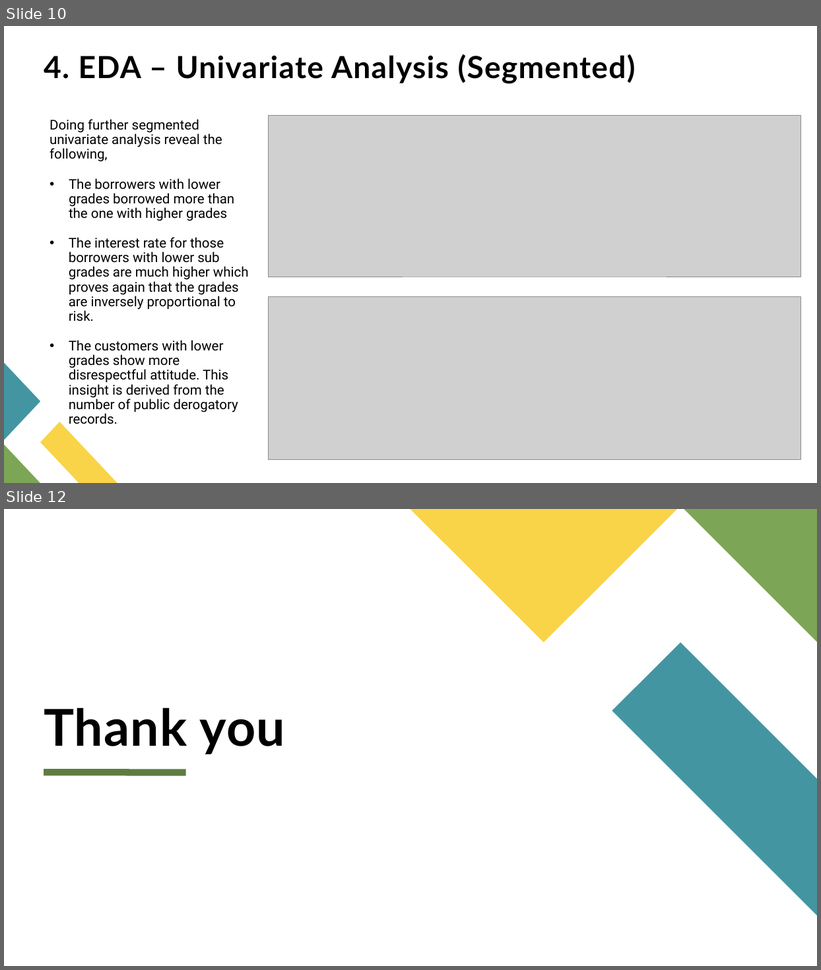
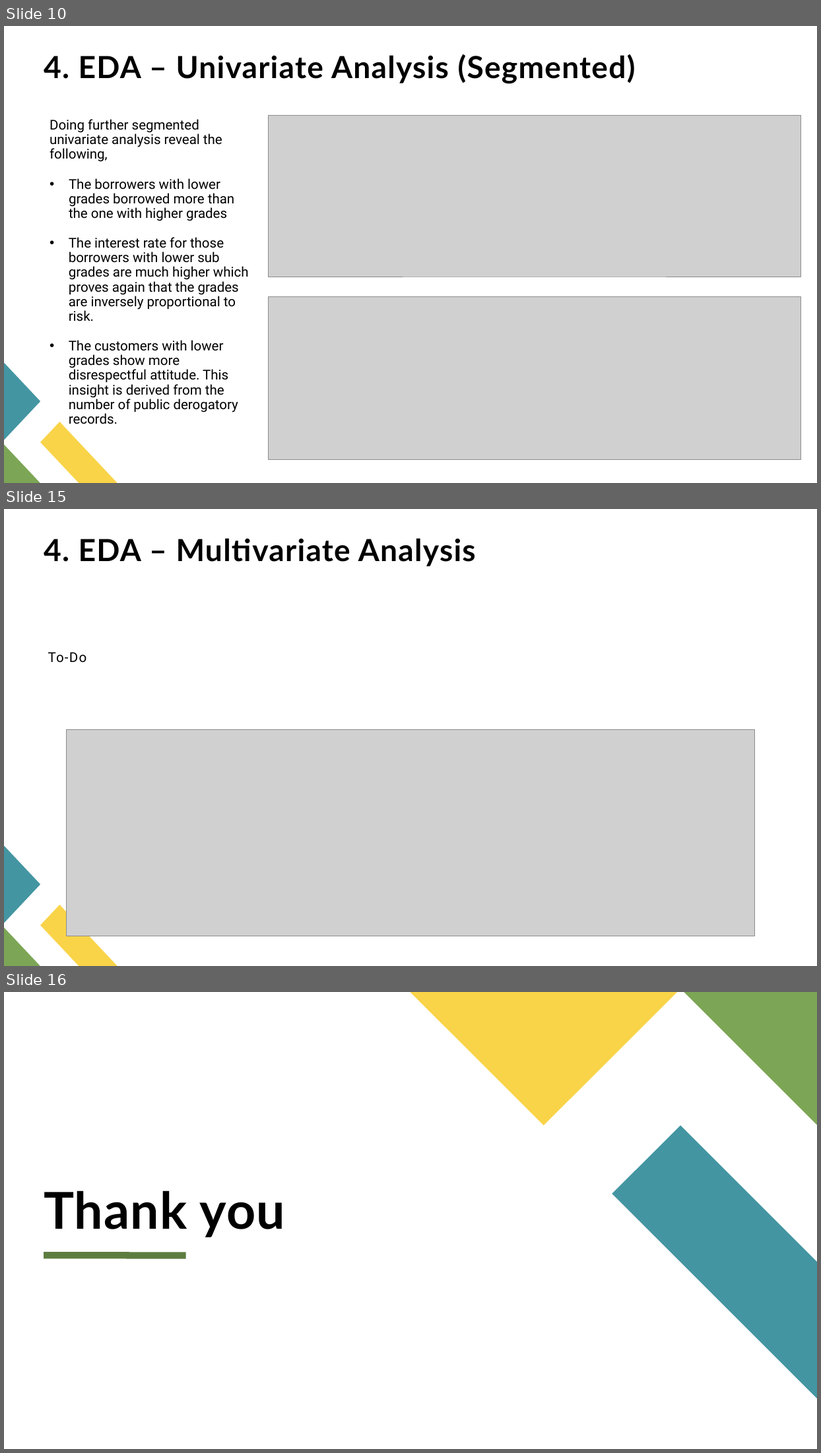
Before and after one commit to uvarajthulasiram/LendingClubCaseStudy, a slide deck: UvarajThulasiram.pptx. Shown one above the other, each under a label of ours: slides 10 and 12 before the commit, slides 10, 15 and 16 after it; the slides between them are not shown. The pictures are 821x970 and 821x1453 pixels, drawn with LibreOffice and Linux fonts; fonts in the diff are those of the drawing; grey boxes stand for pictures. Boxes give left, top, right and bottom in pixels: in the first picture for what was removed or moved away, otherwise in the second. Text is boxed around its words. In the diff, an @@ line names an element or a change of style, - is before the commit and + after.

Commit message:
Updated presentation Modified bivariate and multivariate analysis

```diff
--- a/UvarajThulasiram.pptx
+++ b/UvarajThulasiram.pptx
@@ slide 15 added at [4, 509, 817, 966], background #FFFFFF; not listed: 3 template elements that a slide beside it also shows @@
@@ title added at [44, 538, 476, 566], 36 pt, text #000000, bold @@
+4. EDA – Multivariate Analysis
@@ text added at [48, 652, 87, 663], 16 pt, text #000000 @@
+To-Do
@@ picture added at [66, 730, 755, 937] @@
@@ what was slide 12 is now slide 16 @@
```
Also in this commit, not shown: 1 slide changed, 3 other slides added, 1 other file.
